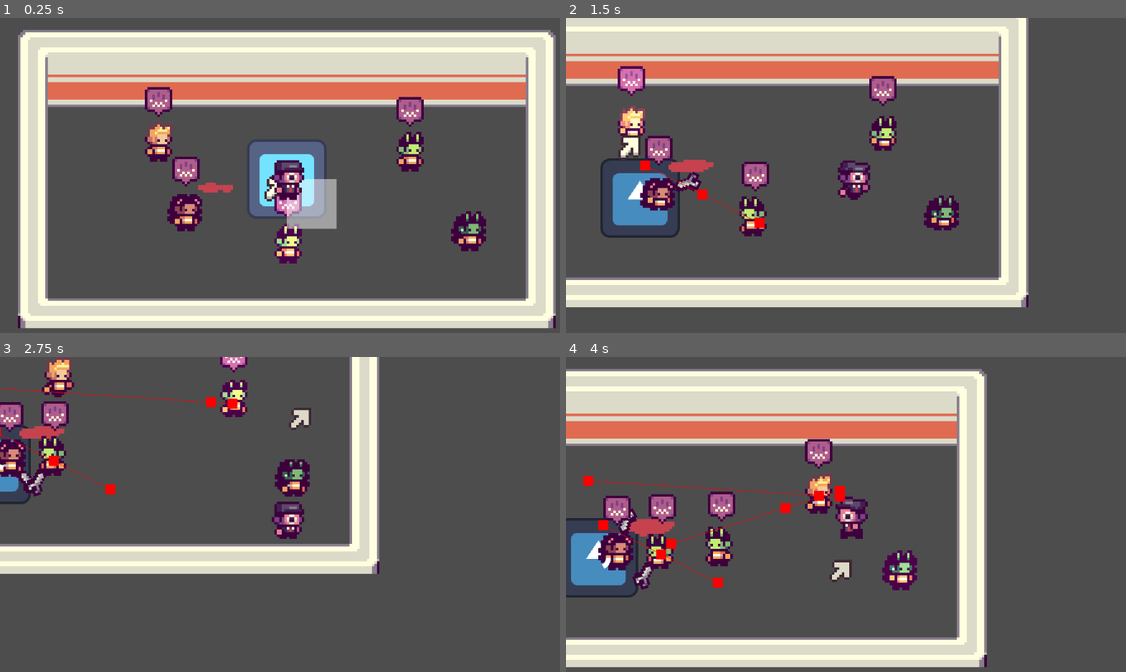
Above: before the commit, frames 1-4 (two rows, left to right).
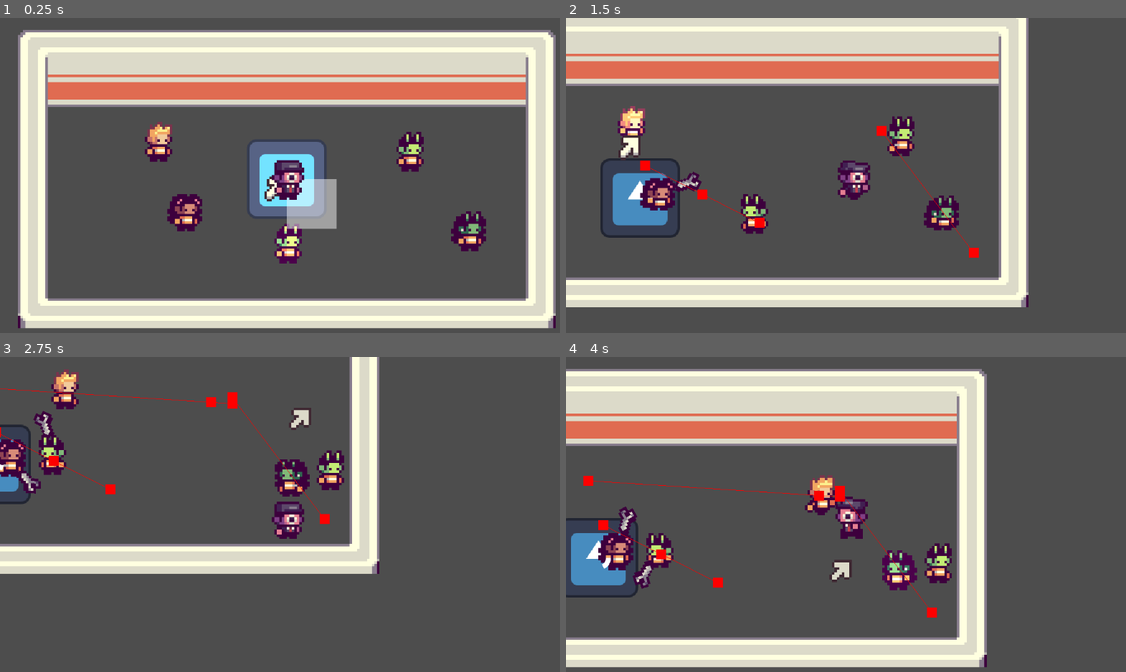
Above: after the commit, the same moments.

Repository: EEGAR1/summer-game-jam
Game: Godot game, scene res://scenes/main.tscn
The game is run twice, just before and just after one commit, with the same random seed, the same clock (stepped at 60 frames per second) and the same inputs. The engine's default icon, where the game draws it, is replaced by a stand-in: a white triangle on a blue panel in a dark square.
Inputs (mouse positions are in pixels of both pictures, inside the frame that each line leads up to):
- Up to frame 1 (0.25 s): no input
- Up to frame 2 (1.5 s): move the mouse to (750, 210) at 0.52 s; press the mouse at (750, 210) at 0.53 s; hold D (move_right) 0.53-1.28 s; move the mouse to (638, 140) at 1.27 s; release the mouse at (638, 140) at 1.28 s; hold S (move_down) from 1.28 s (still down); click (638, 140) at 1.35 s
- Up to frame 3 (2.75 s): move the mouse to (313, 407) at 2.02 s; release S (move_down) at 2.03 s; press the mouse at (313, 407) at 2.03 s; hold D (move_right) from 2.03 s (still down)
- Up to frame 4 (4 s): move the mouse to (622, 454) at 2.77 s; release D (move_right) at 2.78 s; release the mouse at (622, 454) at 2.78 s; hold W (move_up) 2.78-3.53 s; click (622, 454) at 2.85 s; move the mouse to (846, 558) at 3.52 s; press the mouse at (846, 558) at 3.53 s; hold A (move_left) from 3.53 s (still down)

The runs differ from the first frame. In frame 1, 1.6% of the frame differs, in the area x 25-76%, y 21-64%; in frame 2, 3.1%; in frame 3, 3.5%; in frame 4, 4.1%, in the area x 6-69%, y 25-83%.

Commit message:
Pre-fix witness actions

Diff:
--- a/scenes/main.tscn
+++ b/scenes/main.tscn
@@ -11,7 +11,6 @@
 [ext_resource type="Script" uid="uid://def3uoeey2wqk" path="res://scripts/player.gd" id="7_o6xl0"]
 [ext_resource type="Texture2D" uid="uid://bq7eb0qibadev" path="res://ui/mouse.png" id="8_ya4ey"]
 [ext_resource type="SpriteFrames" uid="uid://bphy573855qul" path="res://people/player.tres" id="10_choun"]
-[ext_resource type="PackedScene" uid="uid://ddaa6cd7rv0ym" path="res://scenes/prefab/body.tscn" id="12_eb6dy"]
 
 [sub_resource type="NavigationPolygon" id="NavigationPolygon_lquwl"]
 vertices = PackedVector2Array(86, -26, 86, 38, -86, 38, -86, -26)
@@ -122,6 +121,3 @@
 [node name="Sprite2D" type="AnimatedSprite2D" parent="Player" unique_id=499369816]
 sprite_frames = ExtResource("10_choun")
 animation = &"idle"
-
-[node name="Body" parent="." unique_id=704243674 instance=ExtResource("12_eb6dy")]
-position = Vector2(-28, -3)
--- a/scripts/action_manager.gd
+++ b/scripts/action_manager.gd
@@ -1,3 +1,3 @@
-extends Node2D
+class_name ActionManager extends Node2D
 
 var current_action : Node2D
--- a/scripts/body.gd
+++ b/scripts/body.gd
@@ -1 +1,3 @@
 class_name Body extends Area2D
+
+var owner_id := -1
--- a/scripts/emotion_manager.gd
+++ b/scripts/emotion_manager.gd
@@ -14,7 +14,8 @@
 var emotions : Dictionary[float, float] # The first float is X.Y where X is the id of the person and Y is the id of the emotion, and obv the second float is the emotion value
 										# Ex: {5.1, 5.0} means that person of id 5 has a trust scale of 5.0
 
-func set_emotion(em_id : float, value : float):
+func set_emotion(person_id : int, em_type : int, value : float):
+	var em_id = float(person_id) + 0.1*float(em_type)
 	if abs(value - emotions.get(em_id)) > 5.0:
 		var emotion := int((em_id - round(em_id)) * 10)
 		show_emotion(emotion, value - emotions.get(em_id) > 0.0)
@@ -22,6 +23,10 @@
 
 func show_emotion(emotion : int, is_pos : bool):
 	animated_sprite_2d.frame = emotion_update_sprites_pos[emotion] if is_pos else emotion_update_sprites_neg[emotion]
+	animation_player.play("show")
+
+func show_emotion_frame(frame : int):
+	animated_sprite_2d.frame = frame
 	animation_player.play("show")
 
 func get_emotion(person_id : int, em_type : int):
--- a/scripts/fov_area_2d.gd
+++ b/scripts/fov_area_2d.gd
@@ -1,13 +1,17 @@
 class_name FOVArea2D extends Area2D
 
 # Obv this is not a very realistic implementation but its fine for now. I dont want to code allat
+
+var excl : Array:
+	get():
+		return get_overlapping_bodies().filter(func(x): return x is Person).map(func(x): return x.get_rid())
 
 func get_fov_overlapping_areas():
 	var output : Array[Area2D]
 	for area in get_overlapping_areas():
 		var space_state = get_world_2d().direct_space_state
 		# use global coordinates, not local to node
-		var query = PhysicsRayQueryParameters2D.create(global_position, area.global_position)
+		var query = PhysicsRayQueryParameters2D.create(global_position, area.global_position, 4294967295, excl)
 		var result = space_state.intersect_ray(query)
 		if result == {}: # Since raycasts cant collide with areas normally, if the raycast returns empty we can see the area
 			output.append(area)
@@ -15,13 +19,14 @@
 	return output
 
 func get_fov_overlapping_bodies():
-	var output : Array[Area2D]
+	var output : Array[Variant]
 	for body in get_overlapping_bodies():
 		var space_state = get_world_2d().direct_space_state
 		# use global coordinates, not local to node
-		var query = PhysicsRayQueryParameters2D.create(global_position, body.global_position)
+		var query = PhysicsRayQueryParameters2D.create(global_position, body.global_position, 4294967295, excl)
 		var result = space_state.intersect_ray(query)
-		if result.collider == body:
+		if result == {}:
 			output.append(body)
+			print(output)
 
 	return output
--- a/scripts/kill_action.gd
+++ b/scripts/kill_action.gd
@@ -1,4 +1,4 @@
-extends Action
+class_name KillAction extends Action
 
 @export var max_love_to_kill := 10.0 ## If someone loves a person this value or less they will kill them
 
--- a/scripts/person.gd
+++ b/scripts/person.gd
@@ -21,6 +21,7 @@
 		var b = BODY.instantiate()
 		get_parent().add_child(b)
 		b.global_position = global_position
+		b.owner_id = id
 		icon.animation = "dead"
 		icon.z_index -= 1
 		icon.reparent.call_deferred(b)
--- a/scripts/witness_action.gd
+++ b/scripts/witness_action.gd
@@ -8,10 +8,29 @@
 	for body in area_2d.get_fov_overlapping_areas().filter(func(x): return x is Body):
 		if not body in seen_bodies:
 			seen_bodies.append(body)
-			set_action()
+			if not current_action is KillAction: set_action()
 
 func _while_acting(delta : float) -> void: # Plays while acting
 	emotion_manager.show_emotion(EmotionManager.EMOTION_TYPE.TRUST, false)
+	parent.stress += 10.0
+	for person in area_2d.get_fov_overlapping_bodies().filter(func(x): return x is Person):
+		person = person as Person
+		for emotion in EmotionManager.EMOTION_TYPE.values():
+			emotion_manager.set_emotion(person.id, emotion, emotion_manager.get_emotion(person.id, emotion) - 8.0) # Trust and love the killer a little less
+
+		var action_manager = (person.get_children().filter(func(x): return x is ActionManager)[0] as ActionManager)
+		var kill_action = (action_manager.get_children().filter(func(x): return x is KillAction)[0] as KillAction)
+		var kill_anim_playing = kill_action.animation_player.is_playing()
+		if kill_anim_playing:
+			print("witnessed killing!!!!")
+			# We know that this person killed the body we see
+			for emotion in EmotionManager.EMOTION_TYPE.values():
+				emotion_manager.set_emotion(person.id, emotion, emotion_manager.get_emotion(person.id, emotion) - (emotion_manager.get_emotion(seen_bodies.back().owner_id, emotion) - 50.0))
+			emotion_manager.show_emotion_frame(1)
+		else:
+			print("i'm sus of you")
+			pass
+
 	remove_action()
 
 func _no_action(delta : float) -> void: # Plays when there is no action
